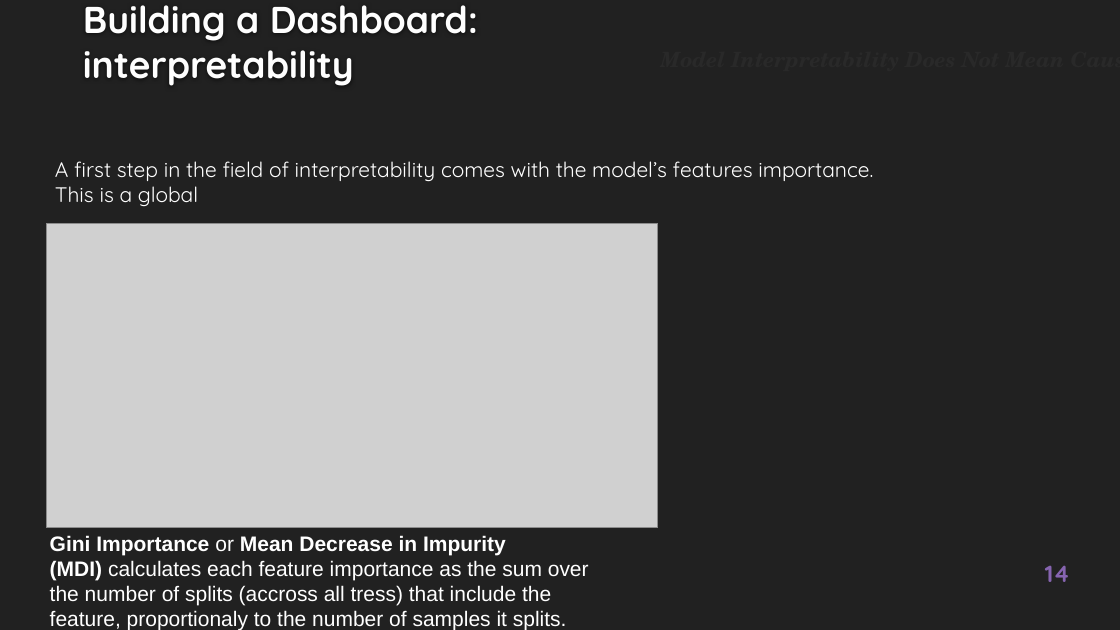
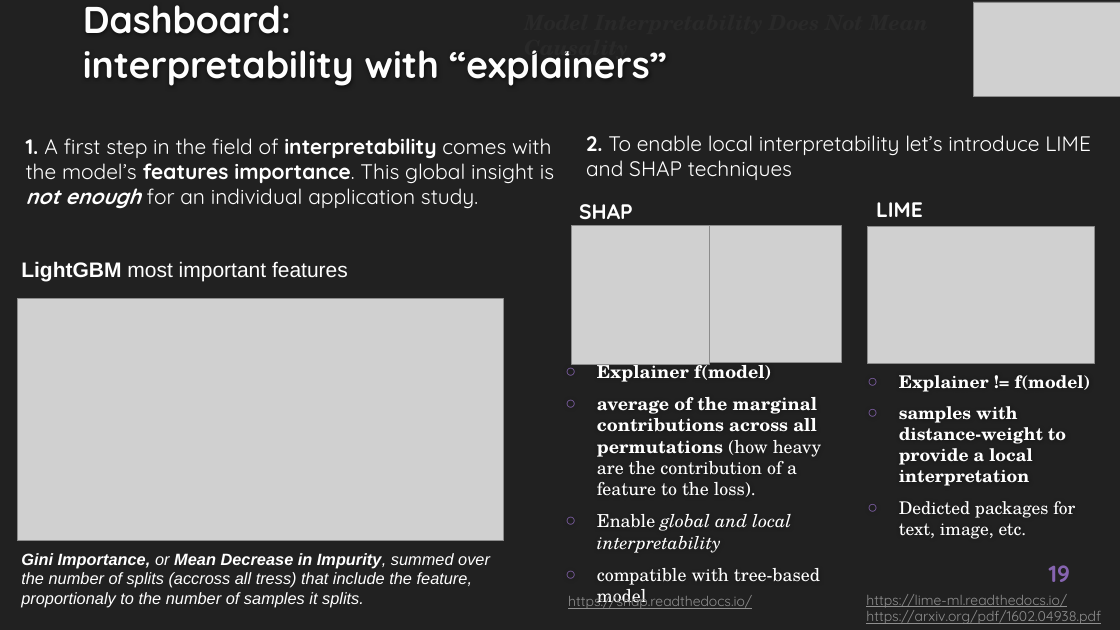
Before and after one commit to EtienneLardeur/P7_Scoring, a slide deck: slide 19 of P7_Support.pptx (slide 14 before the commit). Drawn at 1120x630 pixels with LibreOffice and Linux fonts; fonts in the diff are those of the drawing; grey boxes stand for pictures; background and template pictures are left out. Boxes give left, top, right and bottom in pixels: in the first picture for what was removed or moved away, otherwise in the second. Text is boxed around its words. In the diff, an @@ line names an element or a change of style, - is before the commit and + after.

Commit message:
Almost ready !
One more slide to introduce choices about dashboard

```diff
--- a/P7_Support.pptx
+++ b/P7_Support.pptx
@@ title at (x1=83, y1=5, x2=666, y2=86): text changed @@
-Building a Dashboard:
-interpretability
+Dashboard:
+interpretability with “explainers”
@@ text "Model Interpretability Does Not Mean ..." rewrapped from (x1=592, y1=161, x2=667, y2=177) to (x1=597, y1=359, x2=772, y2=553) @@
@@ picture added at (x1=973, y1=2, x2=1120, y2=97) @@
@@ text at (x1=26, y1=138, x2=554, y2=208): text changed @@
-A first step in the field of interpretability comes with the model’s features importance.
-This is a global
+1. A first step in the field of interpretability comes with the model’s features importance. This global insight is not enough for an individual application study.
@@ text added at (x1=586, y1=135, x2=1091, y2=180), 18 pt, text #FFFFFF @@
+2. To enable local interpretability let’s introduce LIME and SHAP techniques
@@ text added at (x1=579, y1=204, x2=633, y2=219), 18 pt, text #FFFFFF, bold @@
+SHAP
@@ text added at (x1=876, y1=202, x2=923, y2=217), 18 pt, text #FFFFFF, bold @@
+LIME
@@ picture added at (x1=572, y1=225, x2=710, y2=365) @@
@@ picture added at (x1=702, y1=226, x2=841, y2=363) @@
@@ picture added at (x1=868, y1=226, x2=1094, y2=363) @@
@@ text added at (x1=21, y1=261, x2=348, y2=282), 18 pt, text #FFFFFF @@
+LightGBM most important features
@@ picture resized from (x1=47, y1=223, x2=658, y2=528) to (x1=18, y1=298, x2=504, y2=541) @@
@@ text added at (x1=597, y1=359, x2=821, y2=608), 15.3 pt, text #FFFFFF @@
+○ Explainer f(model)
+○ average of the marginal contributions across all permutations (how heavy are the contribution of a feature to the loss).
+○ Enable global and local interpretability
+○ compatible with tree-based model
@@ text added at (x1=899, y1=375, x2=1091, y2=539), 15 pt, text #FFFFFF, bold @@
+○ Explainer != f(model)
+○ samples with distance-weight to provide a local interpretation
+○ Dedicted packages for text, image, etc.
@@ text at (x1=21, y1=553, x2=490, y2=608): text changed; size 18 to 14 pt; italic on @@
-Gini Importance or Mean Decrease in Impurity (MDI) calculates each feature importance as the sum over the number of splits (accross all tress) that include the feature, proportionaly to the number of samples it splits.
+Gini Importance, or Mean Decrease in Impurity, summed over the number of splits (accross all tress) that include the feature, proportionaly to the number of samples it splits.
@@ page number at (x1=1049, y1=565, x2=1070, y2=582): text changed @@
-14
+19
@@ text added at (x1=568, y1=592, x2=752, y2=609), 12 pt, text #8F8F8F, underline @@
+https://shap.readthedocs.io/
@@ text added at (x1=866, y1=594, x2=1101, y2=624), 12 pt, text #8F8F8F, underline @@
+https://lime-ml.readthedocs.io/
+https://arxiv.org/pdf/1602.04938.pdf
```
Also in this commit, not shown: 14 other slides changed, 8 slides added, 2 slides removed, 4 other files.
